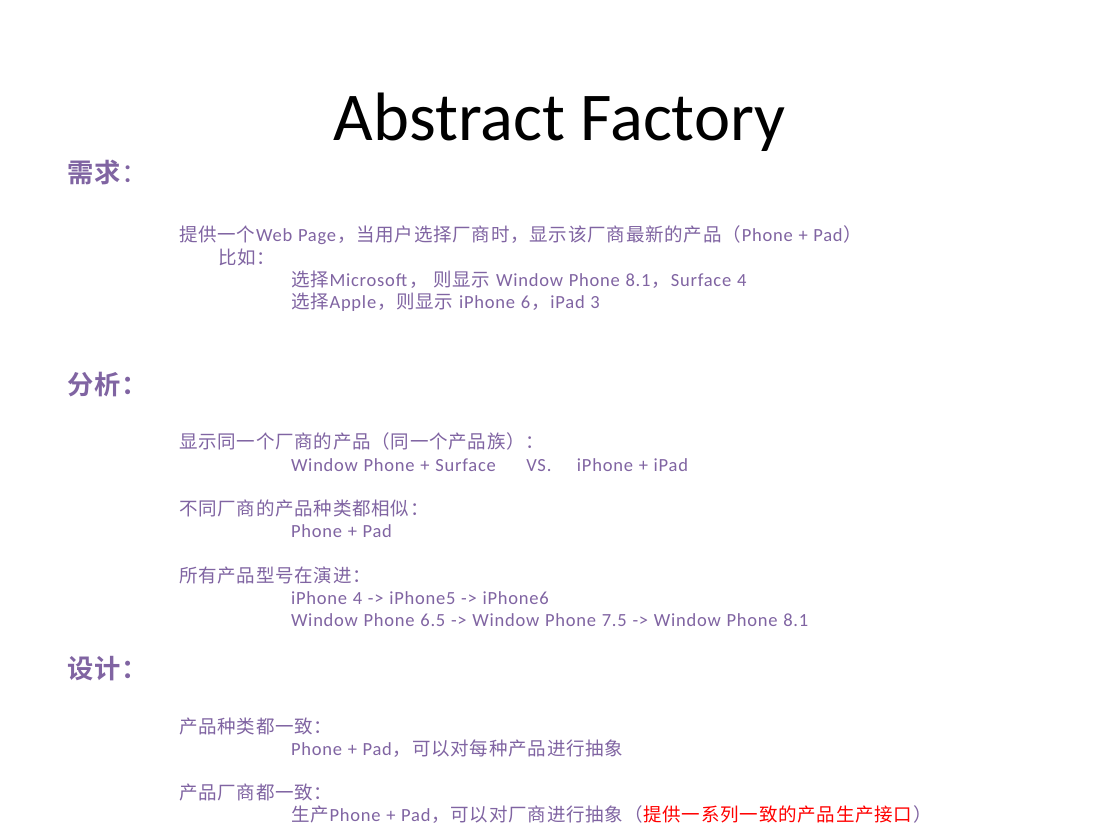
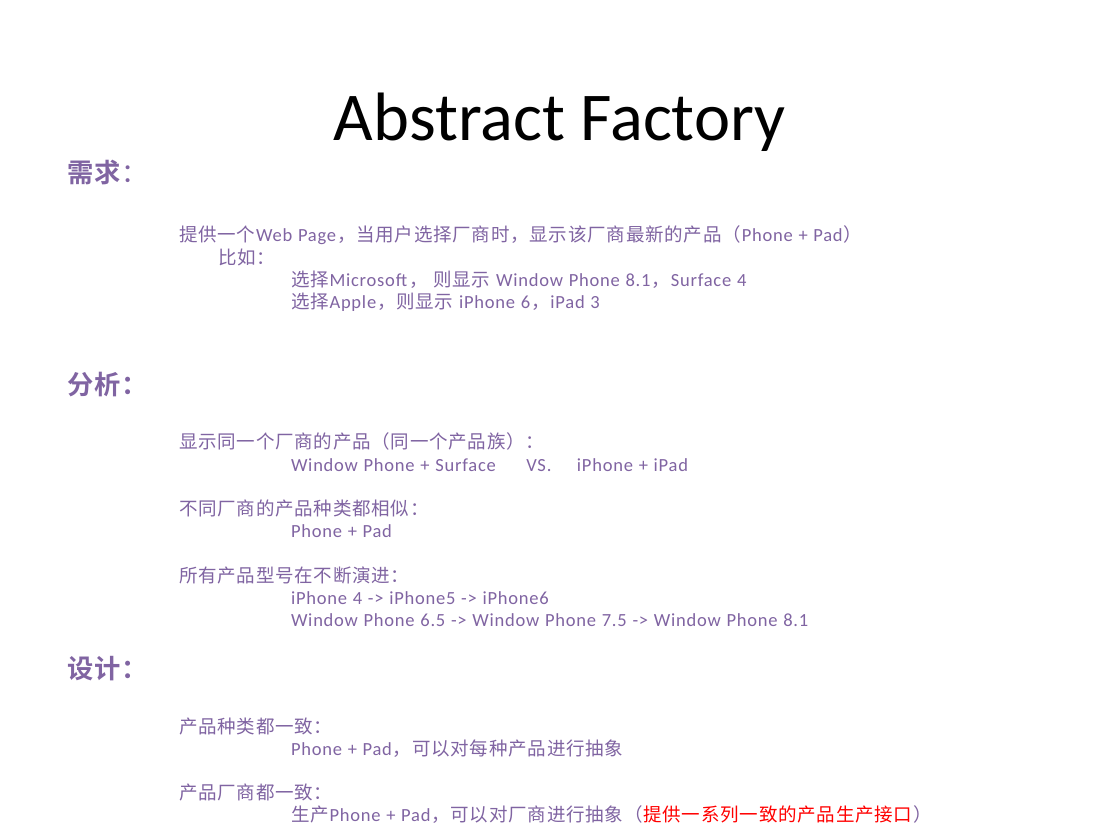
Before and after one commit to PlumpMath/DesignPattern-956, a slide deck: slide 22 of _Doc/Design Pattern (C#) - Part 1.pptx. Drawn at 1120x840 pixels with LibreOffice and Linux fonts; fonts in the diff are those of the drawing. Boxes give left, top, right and bottom in pixels: in the first picture for what was removed or moved away, otherwise in the second. Text is boxed around its words. In the diff, an @@ line names an element or a change of style, - is before the commit and + after.

Commit message:
Updated PPT.

```diff
--- a/_Doc/Design Pattern (C#) - Part 1.pptx
+++ b/_Doc/Design Pattern (C#) - Part 1.pptx
@@ text at [179, 566, 409, 584]: text changed @@
-所有产品型号在演进：
+所有产品型号在不断演进：
```
Also in this commit, not shown: 4 slides added.
